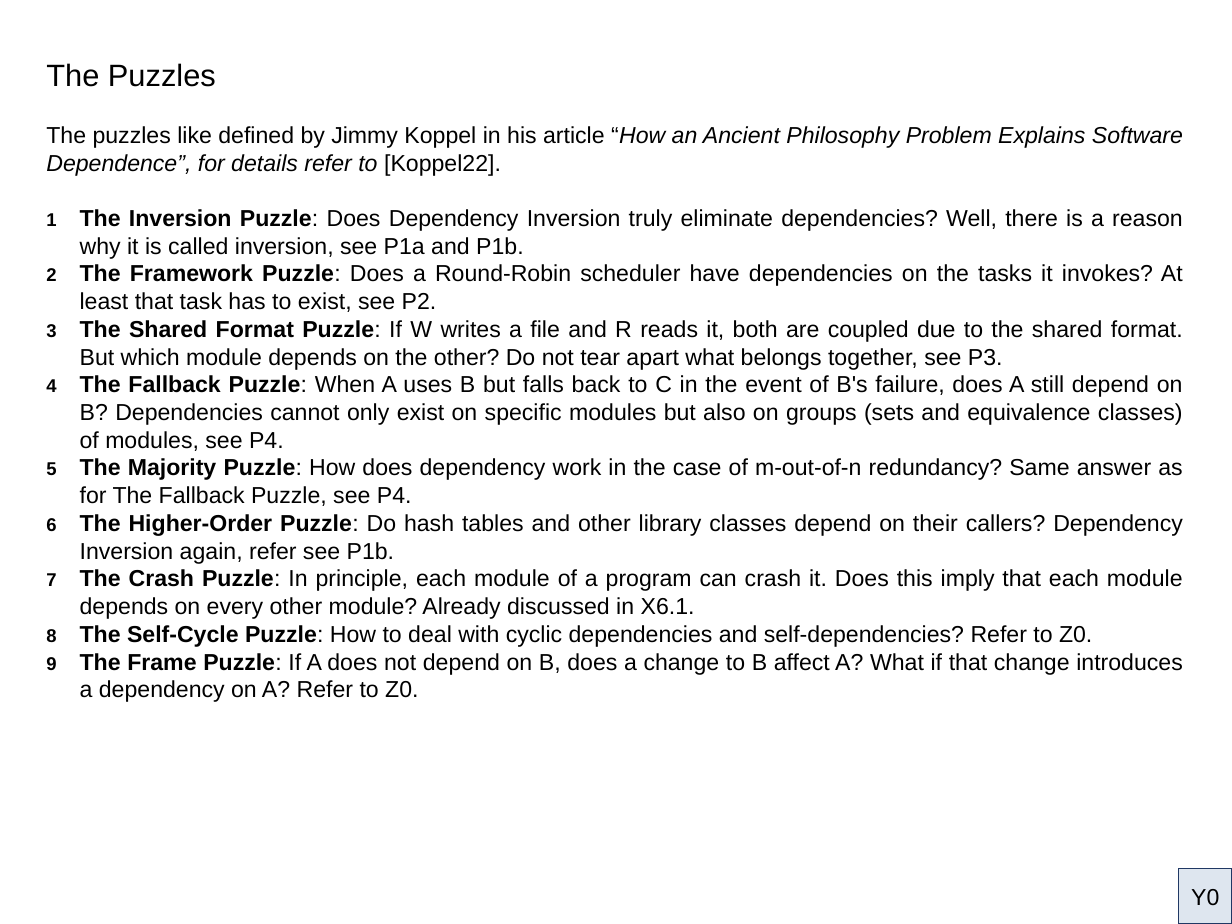
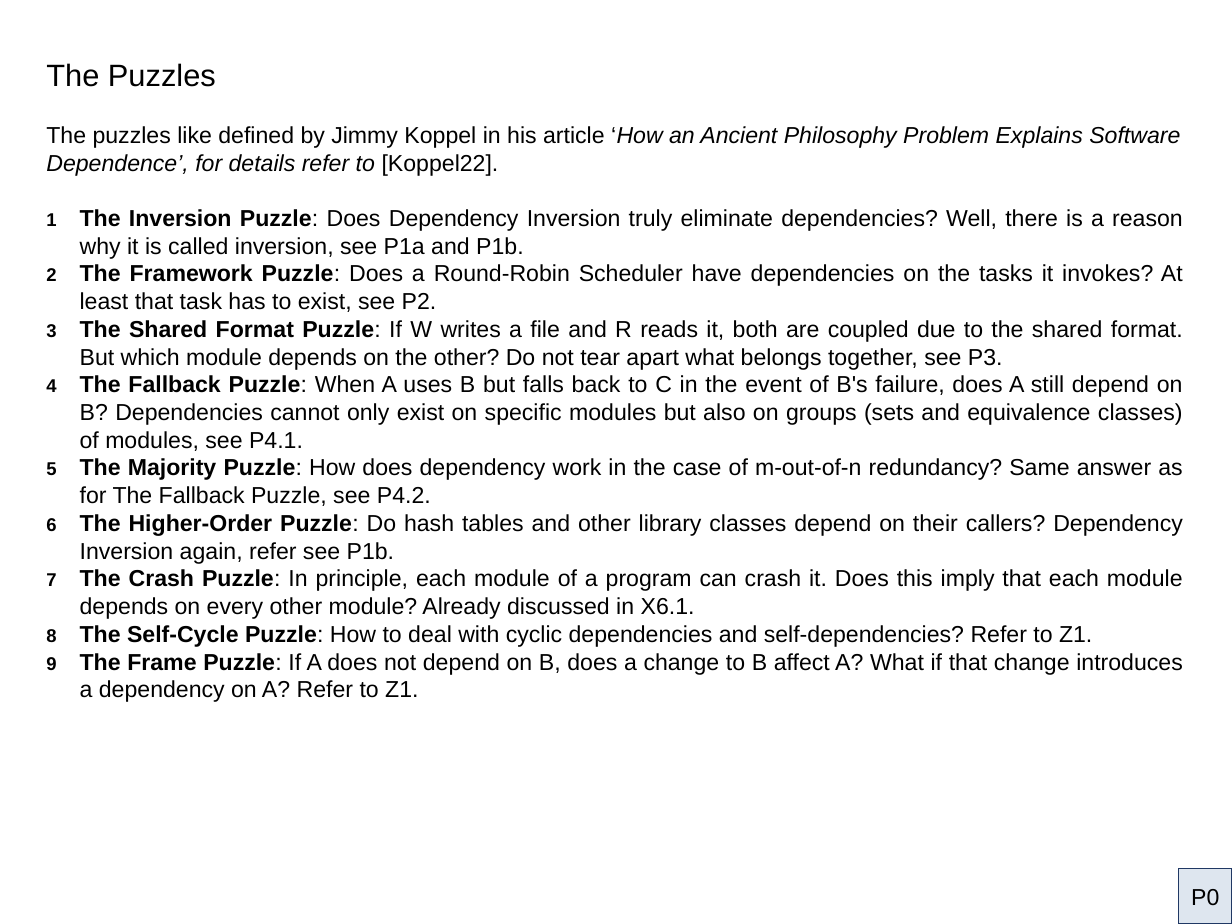
Before and after one commit to dirkengel/articles, a slide deck: slide 20 of ADependencyFlipBook.odp. Drawn at 1232x924 pixels with LibreOffice and Linux fonts; fonts in the diff are those of the drawing. Boxes give left, top, right and bottom in pixels: in the first picture for what was removed or moved away, otherwise in the second. Text is boxed around its words. In the diff, an @@ line names an element or a change of style, - is before the commit and + after.

```diff
--- a/ADependencyFlipBook.odp
+++ b/ADependencyFlipBook.odp
@@ text at [46,126,1180,176]: text changed @@
-The puzzles like defined by Jimmy Koppel in his article “How an Ancient Philosophy Problem Explains Software Dependence”, for details refer to [Koppel22].
+The puzzles like defined by Jimmy Koppel in his article ‘How an Ancient Philosophy Problem Explains Software Dependence’, for details refer to [Koppel22].
@@ text at [80,264,1183,312]: text changed @@
-2 The Framework Puzzle: Does a Round-Robin scheduler have dependencies on the tasks it invokes? At least that task has to exist, see P2.
+2 The Framework Puzzle: Does a Round-Robin Scheduler have dependencies on the tasks it invokes? At least that task has to exist, see P2.
@@ text at [80,375,1183,506]: text changed @@
-4 The Fallback Puzzle: When A uses B but falls back to C in the event of B's failure, does A still depend on B? Dependencies cannot only exist on specific modules but also on groups (sets and equivalence classes) of modules, see P4.
-5 The Majority Puzzle: How does dependency work in the case of m-out-of-n redundancy? Same answer as for The Fallback Puzzle, see P4.
+4 The Fallback Puzzle: When A uses B but falls back to C in the event of B's failure, does A still depend on B? Dependencies cannot only exist on specific modules but also on groups (sets and equivalence classes) of modules, see P4.1.
+5 The Majority Puzzle: How does dependency work in the case of m-out-of-n redundancy? Same answer as for The Fallback Puzzle, see P4.2.
@@ text at [80,625,1183,702]: text changed @@
-8 The Self-Cycle Puzzle: How to deal with cyclic dependencies and self-dependencies? Refer to Z0.
-9 The Frame Puzzle: If A does not depend on B, does a change to B affect A? What if that change introduces a dependency on A? Refer to Z0.
+8 The Self-Cycle Puzzle: How to deal with cyclic dependencies and self-dependencies? Refer to Z1.
+9 The Frame Puzzle: If A does not depend on B, does a change to B affect A? What if that change introduces a dependency on A? Refer to Z1.
@@ text in rectangle at [1191,889,1219,906]: text changed @@
-Y0
+P0
```
Also in this commit, not shown: 4 other slides changed, 1 other file.
